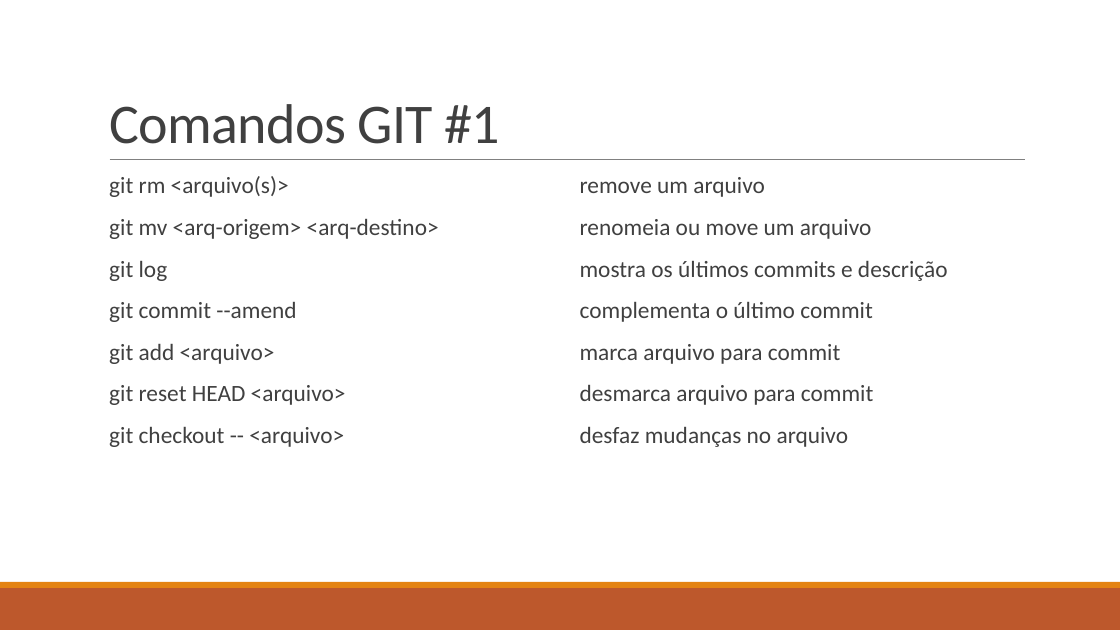
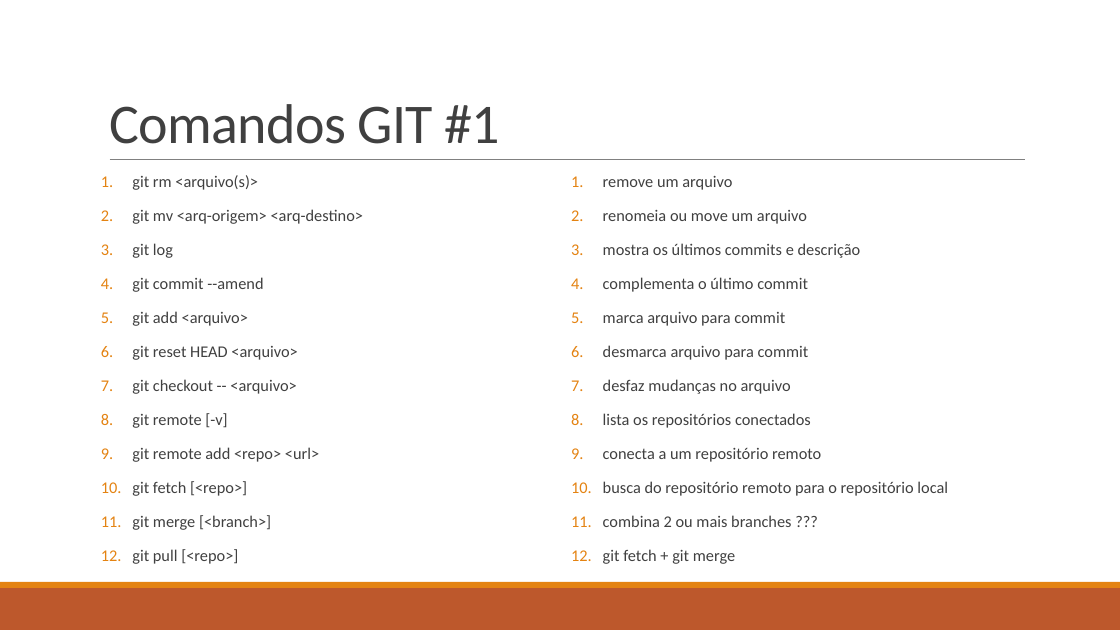
Before and after one commit to ekson73/Docs, a slide deck: slide 32 of Projeto VEK - GIT 4 VEK.pptx. Drawn at 1120x630 pixels with LibreOffice and Linux fonts; fonts in the diff are those of the drawing. Boxes give left, top, right and bottom in pixels: in the first picture for what was removed or moved away, otherwise in the second. Text is boxed around its words. In the diff, an @@ line names an element or a change of style, - is before the commit and + after.

```diff
--- a/Projeto VEK - GIT 4 VEK.pptx
+++ b/Projeto VEK - GIT 4 VEK.pptx
@@ text at (132, 175, 363, 394): size 20 to 14 pt in "git rm <arquivo(s)>", "git mv <arq-origem> <arq-destino>", "git log", "git commit --amend" and 3 more places; bullet   to 1. @@
@@ text at (603, 176, 861, 394): size 20 to 14 pt in "remove um arquivo", "renomeia ou move um arquivo", "mostra os últimos commits e descrição", "complementa o último commit" and 3 more places; bullet   to 1. @@
@@ text at (132, 413, 319, 530): paragraphs added @@
+8. git remote [-v]
+9. git remote add <repo> <url>
+10. git fetch [<repo>]
+11. git merge [<branch>]
+12. git pull [<repo>]
@@ text at (603, 413, 948, 527): paragraphs added @@
+8. lista os repositórios conectados
+9. conecta a um repositório remoto
+10. busca do repositório remoto para o repositório local
+11. combina 2 ou mais branches ???
+12. git fetch + git merge
```
Also in this commit, not shown: 2 other slides changed, 19 slides added, 2 other files.
